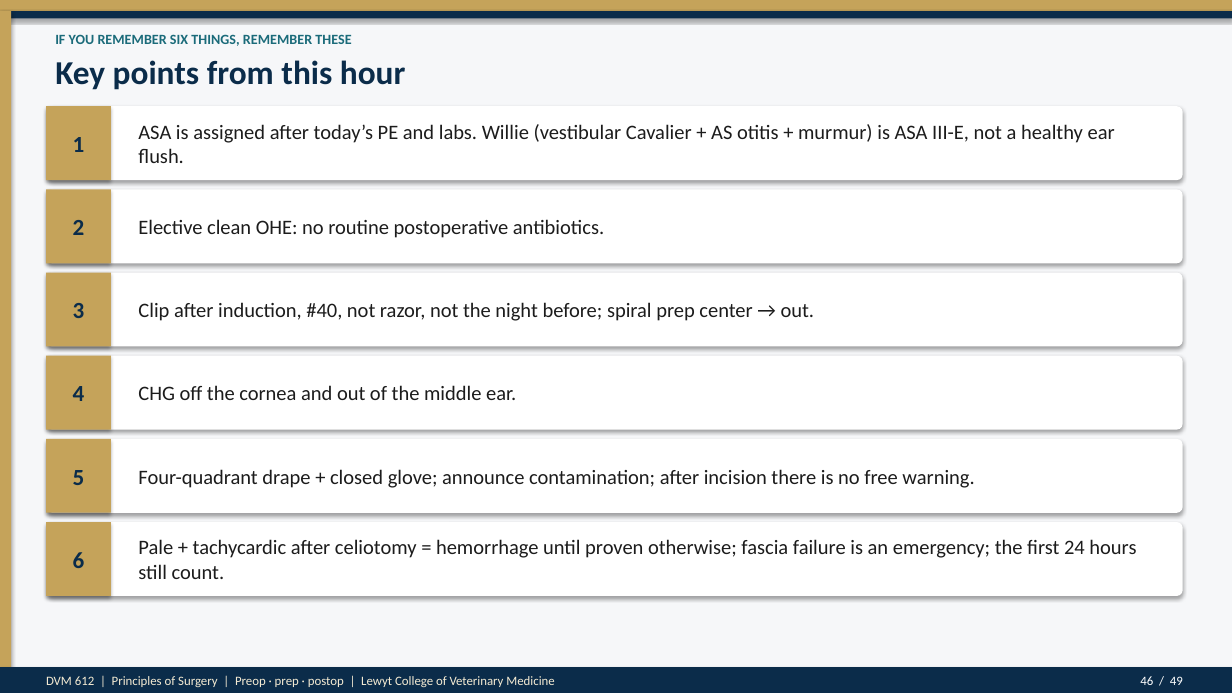
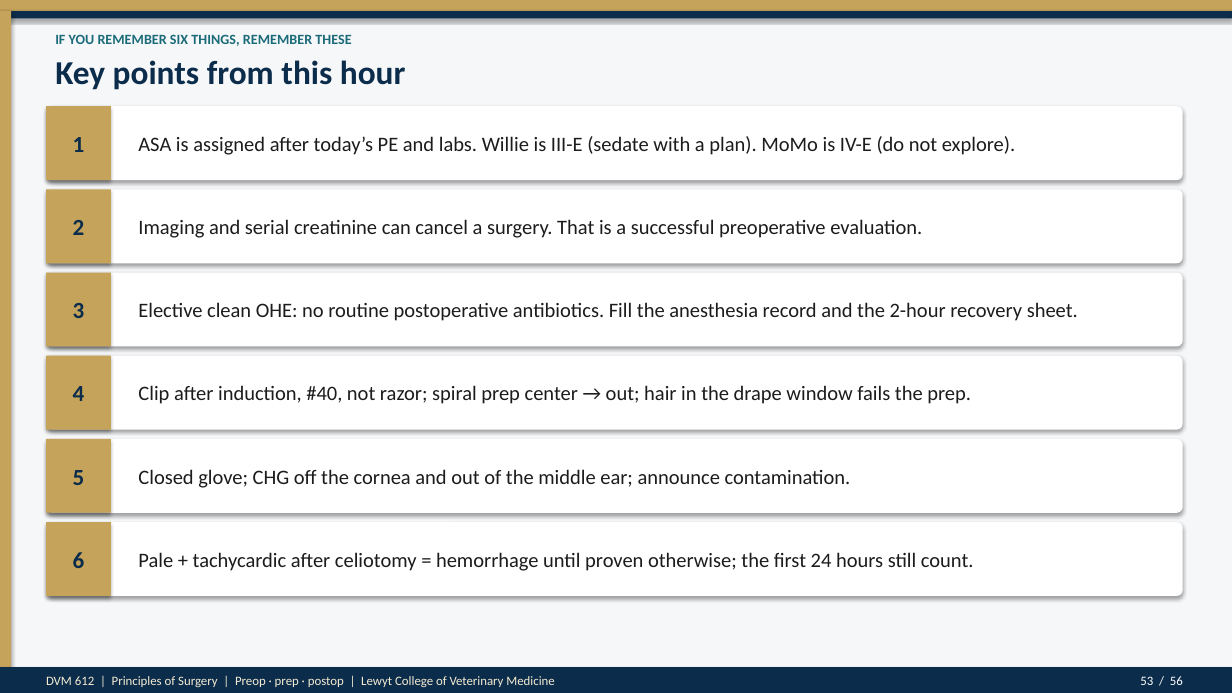
Before and after one commit to drkimvet/happycare, a slide deck: slide 53 of lectures/DVM-612_Week4_Preop_PatientPrep_Postop.pptx (slide 46 before the commit). Drawn at 1232x693 pixels with LibreOffice and Linux fonts; fonts in the diff are those of the drawing. Boxes give left, top, right and bottom in pixels: in the first picture for what was removed or moved away, otherwise in the second. Text is boxed around its words. In the diff, an @@ line names an element or a change of style, - is before the commit and + after.

```diff
--- a/lectures/DVM-612_Week4_Preop_PatientPrep_Postop.pptx
+++ b/lectures/DVM-612_Week4_Preop_PatientPrep_Postop.pptx
@@ text at <box>138,136,1015,155</box>: text changed @@
-ASA is assigned after today’s PE and labs. Willie (vestibular Cavalier + AS otitis + murmur) is ASA III-E, not a healthy ear flush.
+ASA is assigned after today’s PE and labs. Willie is III-E (sedate with a plan). MoMo is IV-E (do not explore).
@@ text at <box>138,219,922,238</box>: text changed @@
-Elective clean OHE: no routine postoperative antibiotics.
+Imaging and serial creatinine can cancel a surgery. That is a successful preoperative evaluation.
@@ text at <box>138,302,1078,321</box>: text changed @@
-Clip after induction, #40, not razor, not the night before; spiral prep center → out.
+Elective clean OHE: no routine postoperative antibiotics. Fill the anesthesia record and the 2-hour recovery sheet.
@@ text at <box>138,385,971,404</box>: text changed @@
-CHG off the cornea and out of the middle ear.
+Clip after induction, #40, not razor; spiral prep center → out; hair in the drape window fails the prep.
@@ text at <box>138,469,851,488</box>: text changed @@
-Four-quadrant drape + closed glove; announce contamination; after incision there is no free warning.
+Closed glove; CHG off the cornea and out of the middle ear; announce contamination.
@@ text at <box>138,552,974,571</box>: text changed @@
-Pale + tachycardic after celiotomy = hemorrhage until proven otherwise; fascia failure is an emergency; the first 24 hours still count.
+Pale + tachycardic after celiotomy = hemorrhage until proven otherwise; the first 24 hours still count.
@@ text at <box>1140,676,1183,685</box>: text changed @@
-46 / 49
+53 / 56
```
Also in this commit, not shown: 47 other slides changed, 8 slides added, 1 slide removed, 16 other files.
